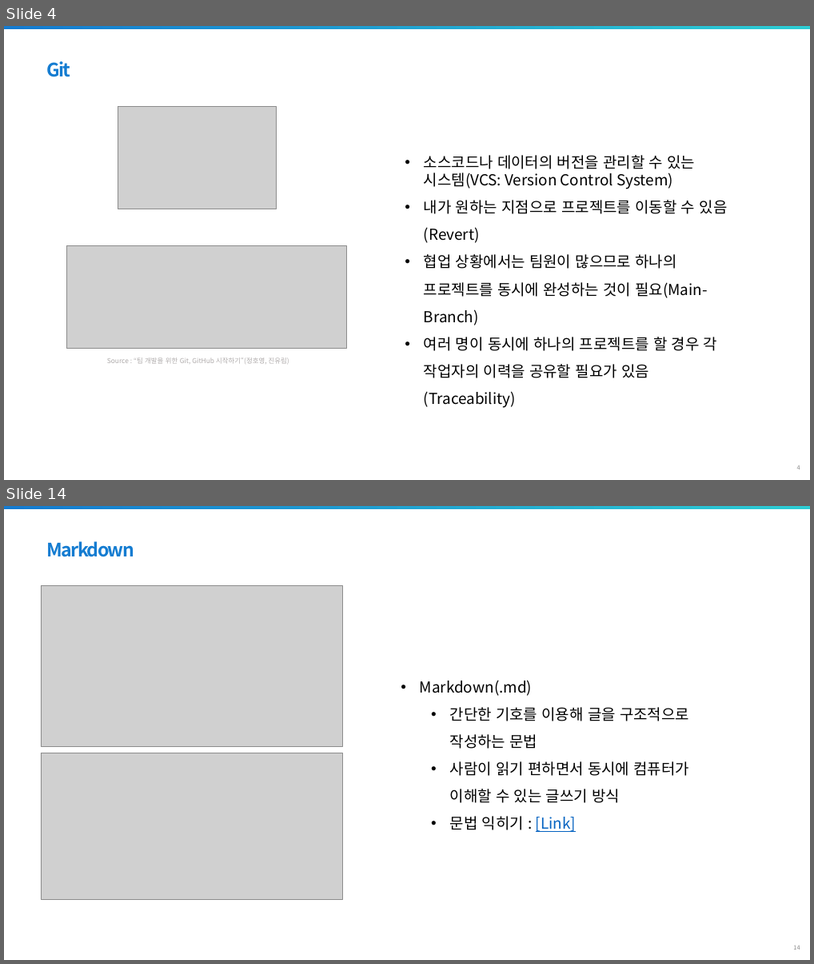
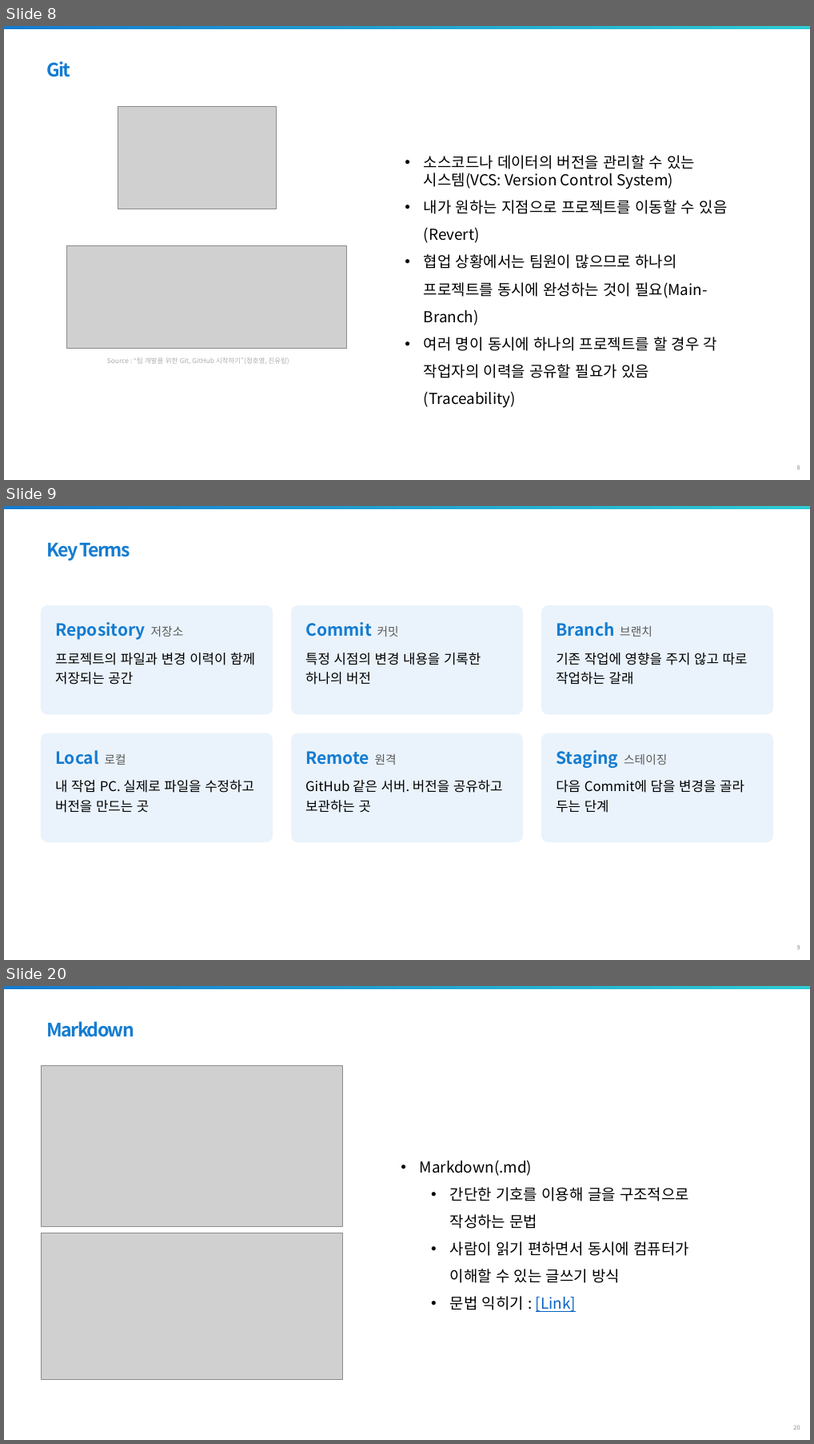
Before and after one commit to jaewoojun070225/gachon2026, a slide deck: 학습파일/SoC100_3.pptx. Shown one above the other, each under a label of ours: slides 4 and 14 before the commit, slides 8, 9 and 20 after it; the slides between them are not shown. The pictures are 814x964 and 814x1444 pixels, drawn with LibreOffice and Linux fonts; fonts in the diff are those of the drawing; grey boxes stand for pictures; background and template pictures are left out. Boxes give left, top, right and bottom in pixels: in the first picture for what was removed or moved away, otherwise in the second. Text is boxed around its words. In the diff, an @@ line names an element or a change of style, - is before the commit and + after.

Commit message:
학습파일 누락되어 수정

```diff
--- a/학습파일/SoC100_3.pptx
+++ b/학습파일/SoC100_3.pptx
@@ slide 9 added at bbox=[4, 506, 810, 960], background #FFFFFF; not listed: 2 template elements that a slide beside it also shows @@
@@ text added at bbox=[47, 543, 130, 560], 22 pt, text #147CD1, bold @@
+Key Terms
@@ rounded rectangle added at bbox=[41, 605, 274, 714], fill #EAF3FB @@
@@ text added at bbox=[55, 622, 255, 684], 16 pt, text #000000 @@
+Repository 저장소
+프로젝트의 파일과 변경 이력이 함께 저장되는 공간
@@ rounded rectangle added at bbox=[291, 605, 524, 714], fill #EAF3FB @@
@@ text added at bbox=[306, 622, 481, 684], 16 pt, text #000000 @@
+Commit 커밋
+특정 시점의 변경 내용을 기록한 하나의 버전
@@ rounded rectangle added at bbox=[542, 605, 774, 714], fill #EAF3FB @@
@@ text added at bbox=[556, 622, 748, 684], 16 pt, text #000000 @@
+Branch 브랜치
+기존 작업에 영향을 주지 않고 따로 작업하는 갈래
@@ rounded rectangle added at bbox=[41, 733, 274, 842], fill #EAF3FB @@
@@ rounded rectangle added at bbox=[291, 733, 524, 842], fill #EAF3FB @@
@@ rounded rectangle added at bbox=[542, 733, 774, 842], fill #EAF3FB @@
@@ text added at bbox=[55, 750, 254, 812], 16 pt, text #000000 @@
+Local 로컬
+내 작업 PC. 실제로 파일을 수정하고 버전을 만드는 곳
@@ text added at bbox=[306, 751, 503, 812], 16 pt, text #000000 @@
+Remote 원격
+GitHub 같은 서버. 버전을 공유하고 보관하는 곳
@@ text added at bbox=[556, 750, 745, 812], 16 pt, text #000000 @@
+Staging 스테이징
+다음 Commit에 담을 변경을 골라 두는 단계
@@ what was slide 4 is now slide 8 @@
@@ what was slide 14 is now slide 20 @@
```
Also in this commit, not shown: 11 slides changed, 21 other slides added, 2 other files.
